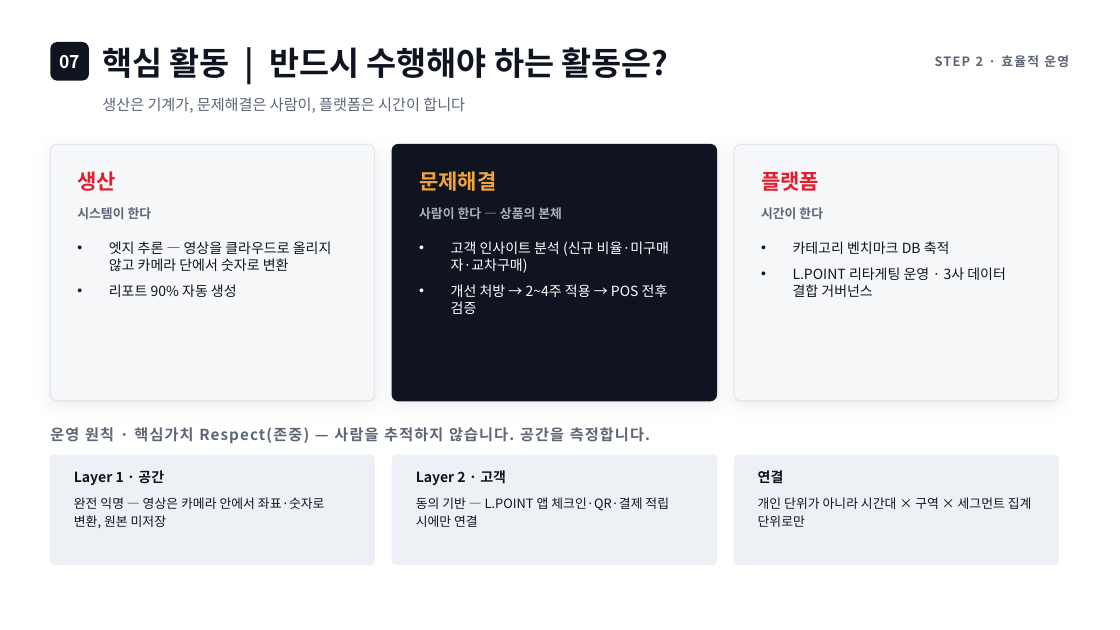
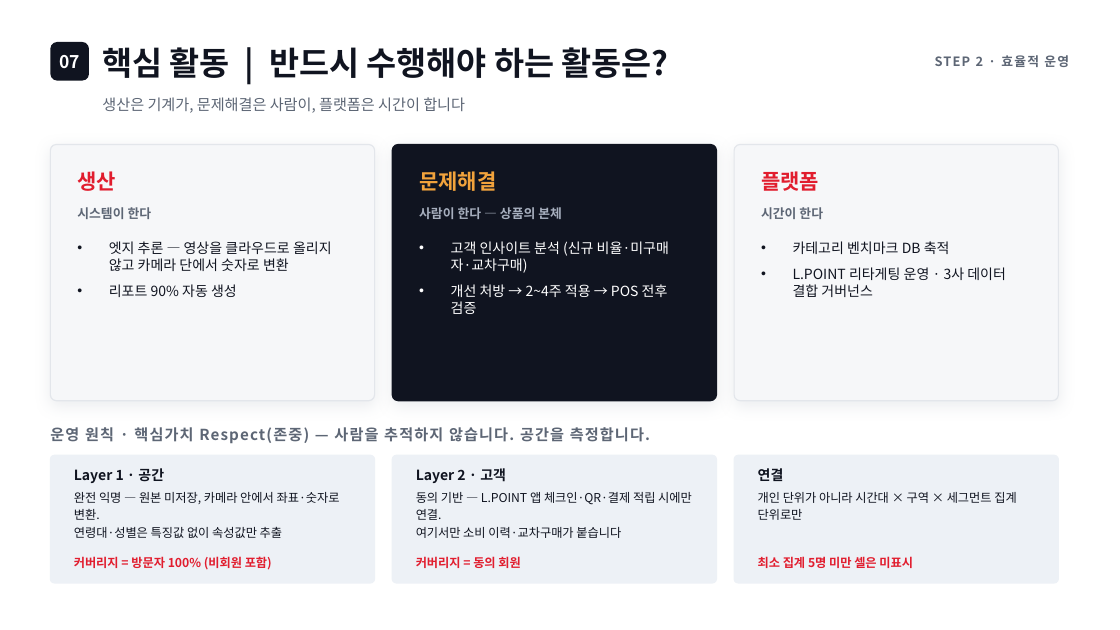
Before and after one commit to neti84-design/LMBA, a slide deck: slide 12 of LGA_롯데신사업_발표.pptx. Drawn at 1120x630 pixels with LibreOffice and Linux fonts; fonts in the diff are those of the drawing. Boxes give left, top, right and bottom in pixels: in the first picture for what was removed or moved away, otherwise in the second. Text is boxed around its words. In the diff, an @@ line names an element or a change of style, - is before the commit and + after.

```diff
--- a/LGA_롯데신사업_발표.pptx
+++ b/LGA_롯데신사업_발표.pptx
@@ rounded rectangle: place and size @@
-rounded rectangle at [50, 455, 375, 565]
+rounded rectangle at [50, 455, 375, 583]
@@ rounded rectangle: place and size @@
-rounded rectangle at [392, 455, 717, 565]
+rounded rectangle at [392, 455, 717, 583]
@@ proportions changed in 3 elements at [50, 455, 375, 583], [392, 455, 717, 583], [734, 455, 1059, 583] @@
@@ rounded rectangle: place and size @@
-rounded rectangle at [734, 455, 1059, 565]
+rounded rectangle at [734, 455, 1059, 583]
@@ text at [74, 492, 340, 538]: text changed; size 11 to 10.5 pt @@
-완전 익명 — 영상은 카메라 안에서 좌표·숫자로 변환, 원본 미저장
+완전 익명 — 원본 미저장, 카메라 안에서 좌표·숫자로 변환.
+연령대·성별은 특징값 없이 속성값만 추출
@@ text at [416, 492, 692, 538]: text changed; size 11 to 10.5 pt @@
-동의 기반 — L.POINT 앱 체크인·QR·결제 적립 시에만 연결
+동의 기반 — L.POINT 앱 체크인·QR·결제 적립 시에만 연결.
+여기서만 소비 이력·교차구매가 붙습니다
@@ text "개인 단위가 아니라 시간대 × ..." at [758, 492, 1016, 520]: size 11 to 10.5 pt; line spacing 16pt to 15pt @@
@@ text added at [74, 556, 272, 570], 10.5 pt, text #E11D2E, bold @@
+커버리지 = 방문자 100% (비회원 포함)
@@ text added at [416, 556, 520, 568], 10.5 pt, text #E11D2E, bold @@
+커버리지 = 동의 회원
@@ text added at [758, 556, 913, 568], 10.5 pt, text #E11D2E, bold @@
+최소 집계 5명 미만 셀은 미표시
```
Also in this commit, not shown: 5 other files.
